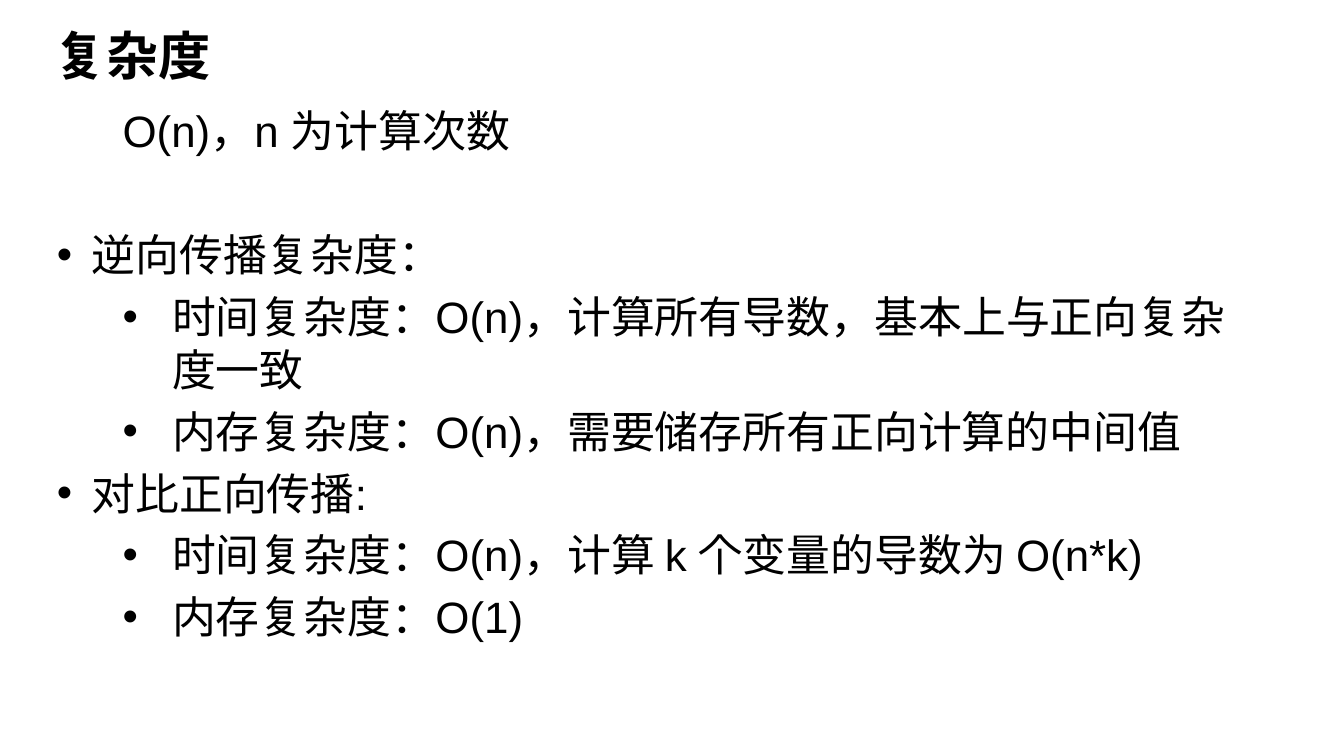
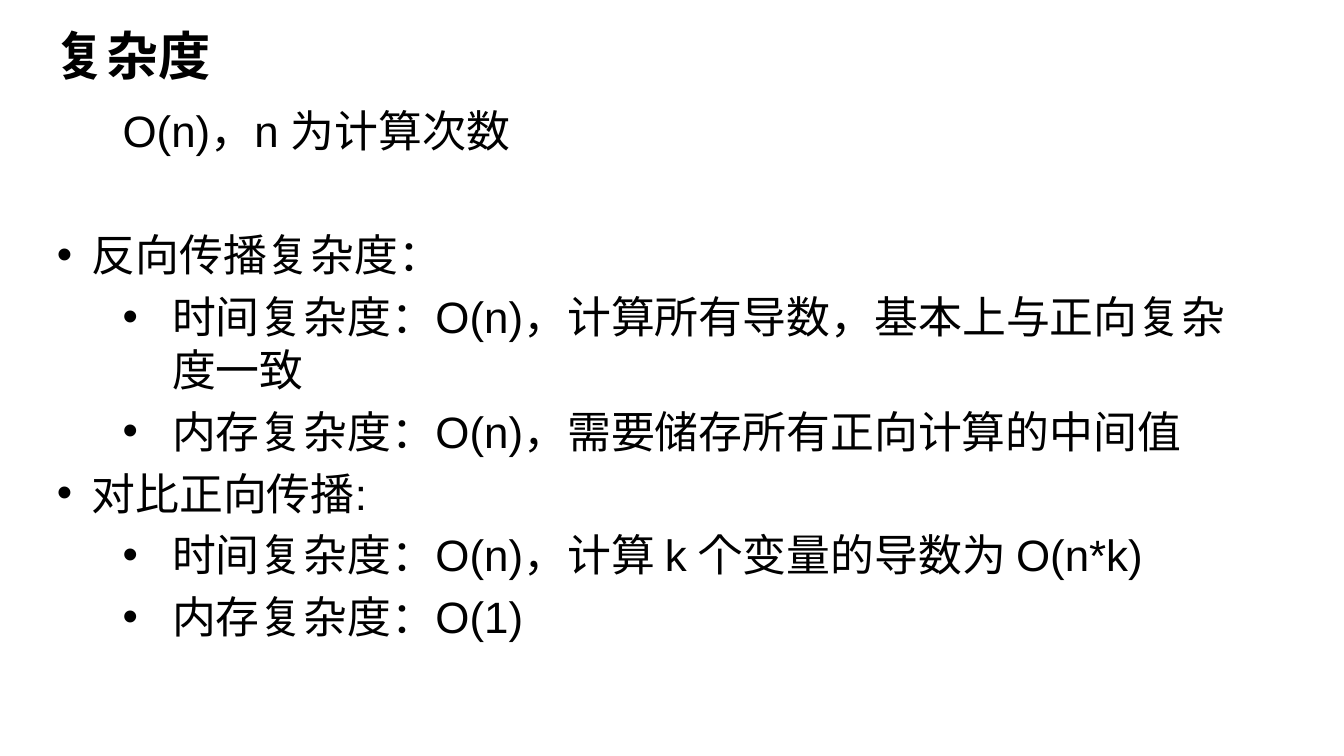
Before and after one commit to d2l-ai/berkeley-stat-157, a slide deck: slide 30 of slides-zh/03.导数、逆向传播和复杂度.pptx. Drawn at 1344x756 pixels with LibreOffice and Linux fonts; fonts in the diff are those of the drawing; background and template pictures are left out. Boxes give left, top, right and bottom in pixels: in the first picture for what was removed or moved away, otherwise in the second. Text is boxed around its words. In the diff, an @@ line names an element or a change of style, - is before the commit and + after.

```diff
--- a/slides-zh/03.导数、逆向传播和复杂度.pptx
+++ b/slides-zh/03.导数、逆向传播和复杂度.pptx
@@ text at <box>91,234,442,275</box>: text changed @@
-• 逆向传播复杂度：
+• 反向传播复杂度：
```
Also in this commit, not shown: 10 other slides changed.
